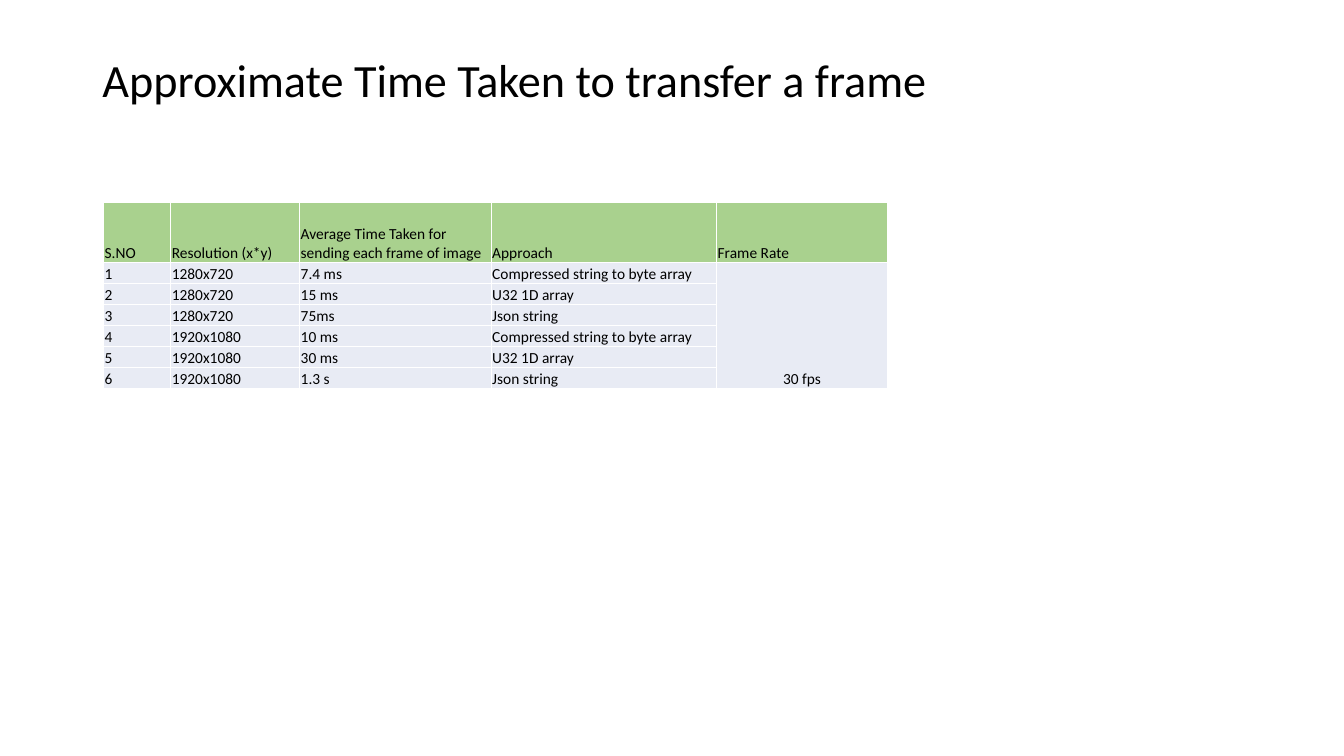
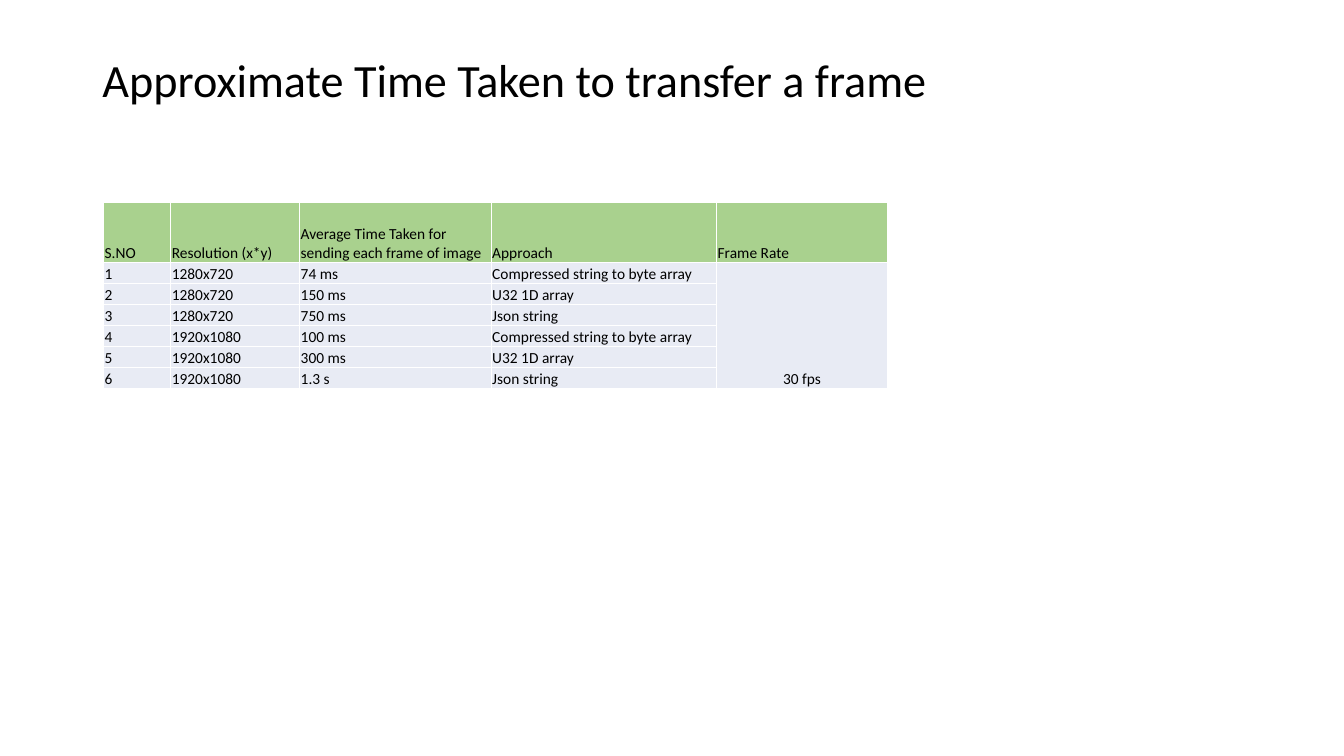
Before and after one commit to ni/measurement-plugin-labview, a slide deck: slide 5 of Source/Example Measurements/Image rendering/Image Transfer in MeasurementLink example.pptx. Drawn at 1344x756 pixels with LibreOffice and Linux fonts; fonts in the diff are those of the drawing. Boxes give left, top, right and bottom in pixels: in the first picture for what was removed or moved away, otherwise in the second. Text is boxed around its words. In the diff, an @@ line names an element or a change of style, - is before the commit and + after.

```diff
--- a/Source/Example Measurements/Image rendering/Image Transfer in MeasurementLink example.pptx
+++ b/Source/Example Measurements/Image rendering/Image Transfer in MeasurementLink example.pptx
@@ table at [104, 203, 889, 391] @@
-row 2, column 3: 7.4 ms
+row 2, column 3: 74 ms
-row 3, column 3: 15 ms
+row 3, column 3: 150 ms
-row 4, column 3: 75ms
+row 4, column 3: 750 ms
-row 5, column 3: 10 ms
+row 5, column 3: 100 ms
-row 6, column 3: 30 ms
+row 6, column 3: 300 ms
```
Also in this commit, not shown: 1 other slide changed, 2 other files.
